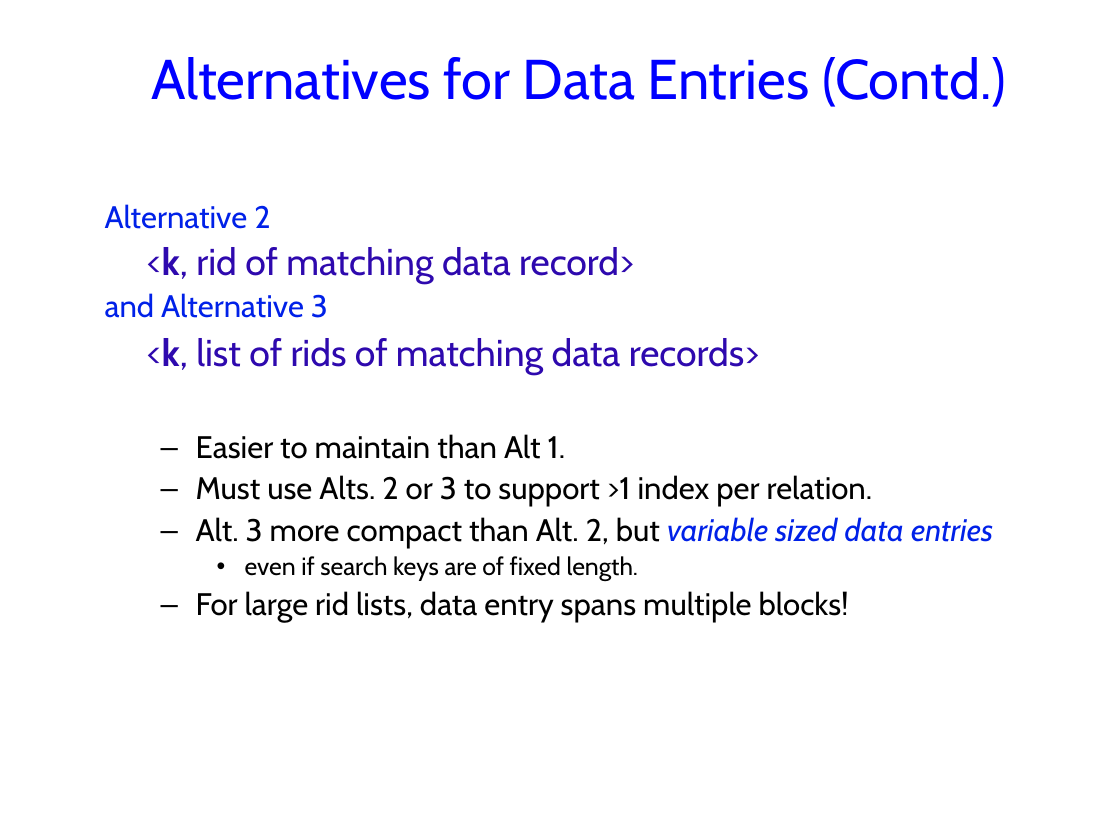
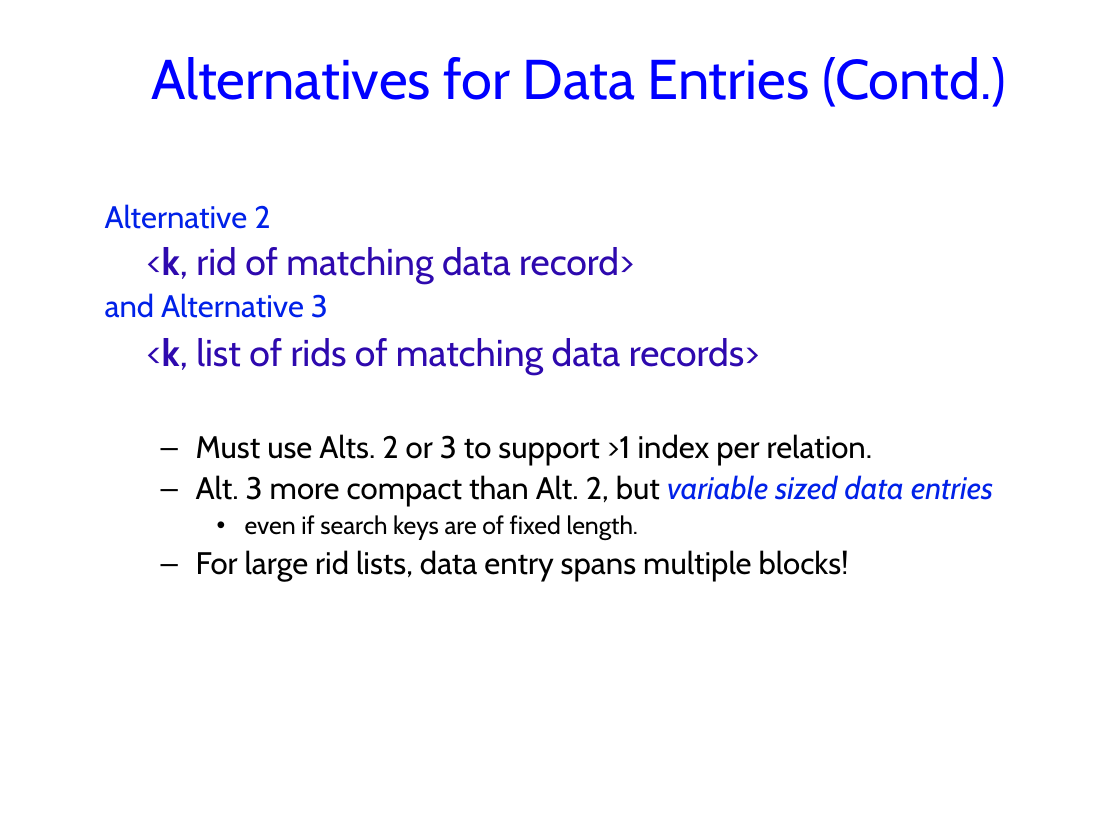
Before and after one commit to jhellerstein/cs186-09, a slide deck: slide 18 of lecs/05-FilesIndexes.ppt. Drawn at 1120x840 pixels with LibreOffice and Linux fonts; fonts in the diff are those of the drawing; background and template pictures are left out. Boxes give left, top, right and bottom in pixels: in the first picture for what was removed or moved away, otherwise in the second. Text is boxed around its words. In the diff, an @@ line names an element or a change of style, - is before the commit and + after.

```diff
--- a/lecs/05-FilesIndexes.ppt
+++ b/lecs/05-FilesIndexes.ppt
@@ text at bbox=[196, 434, 565, 459]: paragraph removed @@
-  – Easier to maintain than Alt 1.
```
Also in this commit, not shown: 2 other slides changed.
